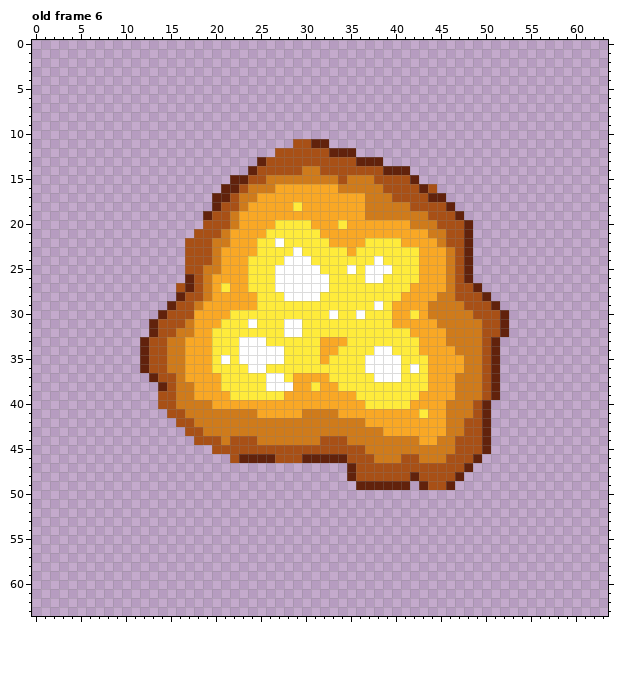
File history of a pixel-art file, Assets/Graphics/explosion.ase. The first picture shows the starting point.
64x64 pixels, 12 frames. Shown: old frame 6. The commit also changed other frames, which this record leaves out.
Once edited:
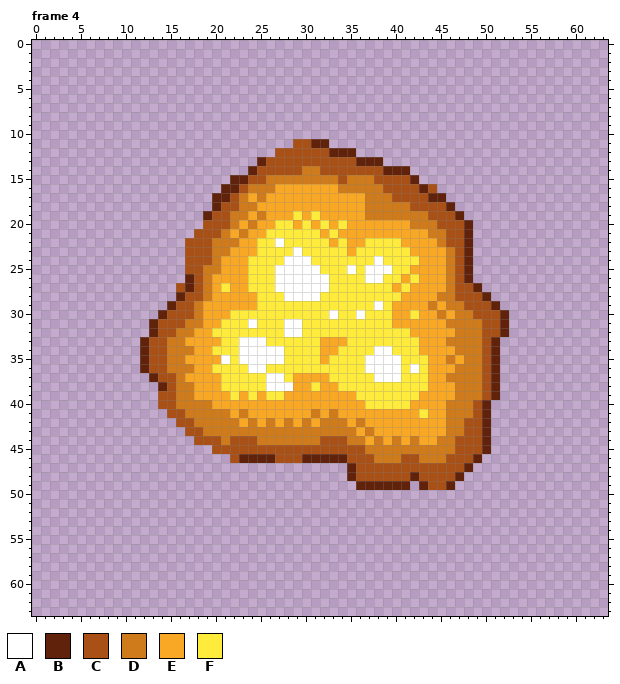
Palette (. is transparent): A #ffffff  B #61220c  C #a85016  D #cf7b1b  E #f9a825  F #ffeb3b
A new or re-ordered frame is compared with the old frame closest to it.
The edit:
frames re-ordered
Frame 4 against old frame 6, layer "Layer 1":
The edit turns colour E into colour D in row 17 at x 25; in row 18 at x 24; in row 19 at x 23 and 25; in row 20 at x 24; in row 21 at x 23; in row 22 at x 22.
The edit turns colour E into colour D in row 23 at x 21; in rows 30 to 31 at x 18; in row 34 at x 17; in row 35 at x 46; in row 36 at x 17 and 47; in row 37 at x 46.
The edit turns colour D into colour E in row 17 at x 24; in row 29 at x 45; in row 30 at x 44 and 46; in row 31 at x 45; in row 32 at x 46; in row 41 at x 22, 24, 30 and 32.
The edit turns colour D into colour E in row 42 at x 23, 25, 27, 29, 31 and 35; in row 43 at x 36 and 38; in row 44 at x 37, 39 and 41.
The edit turns colour F into colour E in row 18 at x 29; in row 20 at x 29; in row 23 at x 42; in row 25 at x 42; in row 26 at x 41; in row 27 at x 40.
The edit turns colour F into colour E in row 33 at x 20; in row 35 at x 20; in row 39 at x 23 and 25.
The edit turns colour E into colour F in row 19 at x 29 and 31; in row 20 at x 32; in row 21 at x 33; in row 22 at x 34.
